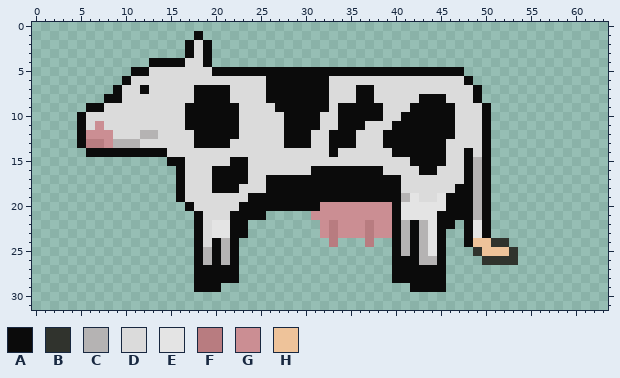
Two versions of one pixel-art file, src/assets/images/own/cow.aseprite. The picture above is the old version.
64x32 pixels, 1 frame.
Palette (. is transparent): A #0b0b0b  B #30332d  C #b5b3b3  D #dbdbdb  E #e4e4e4  F #b87c80  G #cb8e93  H #eec39a
And afterwards:
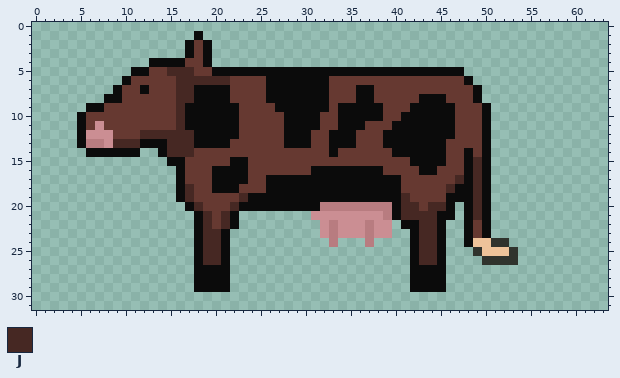
Colours new in this view: J #462823
Edits made:
@@ palette @@
-D #dbdbdb
+D #663931
@@ x 0..63 @@
  4 .............AAAADDA............................................
- 5 ...........AADDDDDDDAAAAAAAAAAAAAAAAAAAAAAAAAAAA................
- 6 ..........ADDDDDDDDDDDDDDDAAAAAAADDDDDDDDDDDDDDDA...............
- 7 .........ADDADDDDDAAAADDDDAAAAAAADDDAADDDDDDDDDDDA..............
- 8 ........AADDDDDDDDAAAADDDDAAAAAAADDDAADDDDDAAADDDA..............
- 9 ......AADDDDDDDDDAAAAAADDDDAAAAAADAAAAADDDAAAAADDDA.............
-10 .....ADDDDDDDDDDDAAAAAADDDDDAAAADDAAAAADDAAAAAADDDA.............
-11 .....ADGDDDDDDDDDAAAAAADDDDDAAAADDAAADDDAAAAAAADDDA.............
-12 .....AGGGDDDCCDDDDAAAAADDDDDAAADDAAADDDAAAAAAAADDDA.............
-13 .....AFFGCCCDDDDDDAAAADDDDDDAAADDAAADDDAAAAAAADDDDA.............
-14 ......AAAAAAAAADDDDDDDDDDDDDDDDDDADDDDDDAAAAAADDADA.............
-15 ...............AADDDDDAADDDDDDDDDDDDDDDDDDAAAADDACA.............
-16 ................ADDDAAAADDDDDDDAAAAAAAADDDDAADDDACA.............
-17 ................ADDDAAAADDAAAAAAAAAAAAAAADDDDDDDACA.............
-18 ................ADDDAAADDDAAAAAAAAAAAAAAADDDDDDAACA.............
-19 ................ADDDDDDDAAAAAAAAAAAAAAAAACEDDEAAACA.............
-20 .................ADDDDDAAAAAAAAAGGGGGGGGAEEEEEAAACA.............
-21 ..................ADDDAAAA.....GGGGGGGGGAEEEEAAAACA.............
-22 ..................ADEEAA........GFGGGFGGACACEAA.AEA.............
-23 ..................ADEEAA........GFGGGFGGACACEA..AEA.............
-24 ..................ADACA..........F...F..ACACEA..AHHBB...........
-25 ..................ACACA.................ACACEA...BHHHB..........
-26 ..................ACACA.................AAACCA....BBBB..........
-27 ..................AAAAA.................AAAAAA..................
-28 ..................AAAAA.................AAAAAA..................
-29 ..................AAA.....................AAAA..................
+ 5 ...........AADDJJJDDAAAAAAAAAAAAAAAAAAAAAAAAAAAA................
+ 6 ..........ADDDDDJJJJJJDDDDAAAAAAADDDDDDDDDDDDDDDA...............
+ 7 .........ADDADDDJJAAAADDDDAAAAAAADDDAADDDDDDDDDDDA..............
+ 8 ........AADDDDDDJJAAAADDDDAAAAAAADDDAADDDDDAAADDDA..............
+ 9 ......AADDDDDDDDJAAAAAADDDDAAAAAADAAAAADDDAAAAADDDA.............
+10 .....ADDDDDDDDDDJAAAAAADDDDDAAAADDAAAAADDAAAAAADDDA.............
+11 .....ADGDDDDDDDDJAAAAAADDDDDAAAADDAAADDDAAAAAAADDDA.............
+12 .....AGGGDDDJJJJJJAAAAADDDDDAAADDAAADDDAAAAAAAADDDA.............
+13 .....AFFGJJJAAAJJJAAAADDDDDDAAADDAAADDDAAAAAAADDDDA.............
+14 ......AAAAAA..AJJJDDDDDDDDDDDDDDDADDDDDDAAAAAADDADA.............
+15 ...............AADDDDDAADDDDDDDDDDDDDDDDDDAAAADDAJA.............
+16 ................ADDDAAAADDDDDDDAAAAAAAADDDDAADDDAJA.............
+17 ................ADDDAAAADDAAAAAAAAAAAAAAADDDDDDJAJA.............
+18 ................AJDDAAADDDAAAAAAAAAAAAAAADDDDDJAAJA.............
+19 ................AJDDDDDJAAAAAAAAAAAAAAAAAJDDDDAAAJA.............
+20 .................AJDDDJAAAAAAAAAFFFFFFFFAJJDJJA.AJA.............
+21 ..................AJDJA........GGGGGGGGFAJJJJAA.AJA.............
+22 ..................AJDJA.........GFGGGFGG.AAJJA..ADA.............
+23 ..................AJJA..........GFGGGFGG..AJJA..ADA.............
+24 ..................AJJA...........F...F....AJJA..AHHBB...........
+25 ..................AJJA....................AJJA...BHHHB..........
+26 ..................AJJA....................AJJA....BBBB..........
+27 ..................AAAA....................AAAA..................
+28 ..................AAAA....................AAAA..................
+29 ..................AAAA....................AAAA..................
 30 ................................................................
Pixel boxes of the changes (left, top, right, bottom) in both pictures:
changed: (86, 40, 482, 292)
